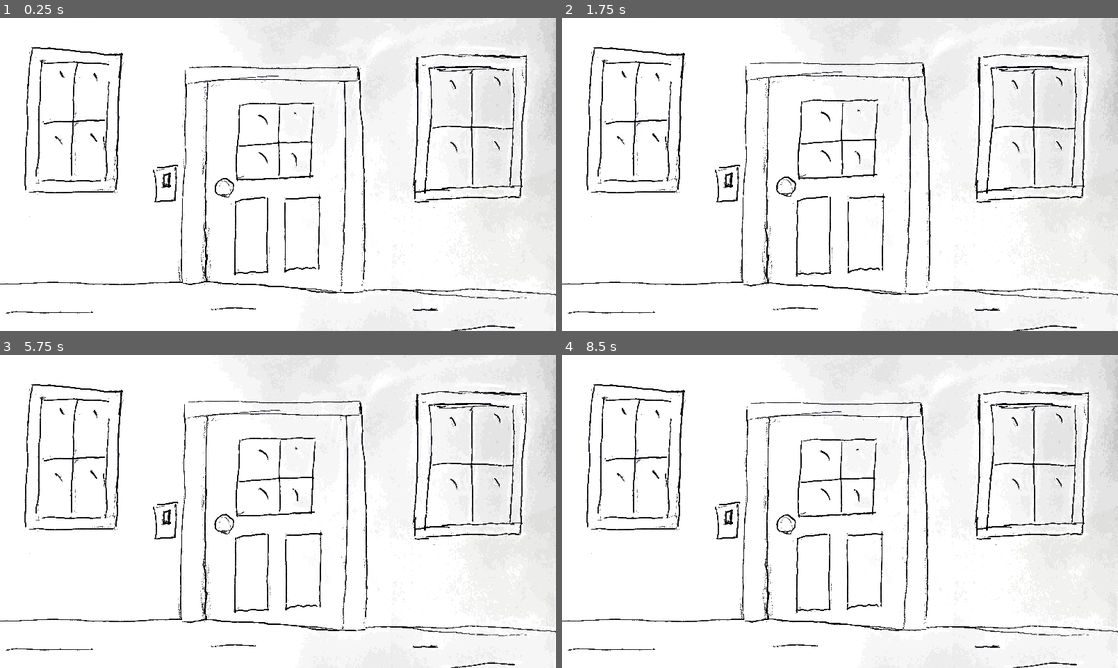
Above: before the commit, frames 1-4 (two rows, left to right).
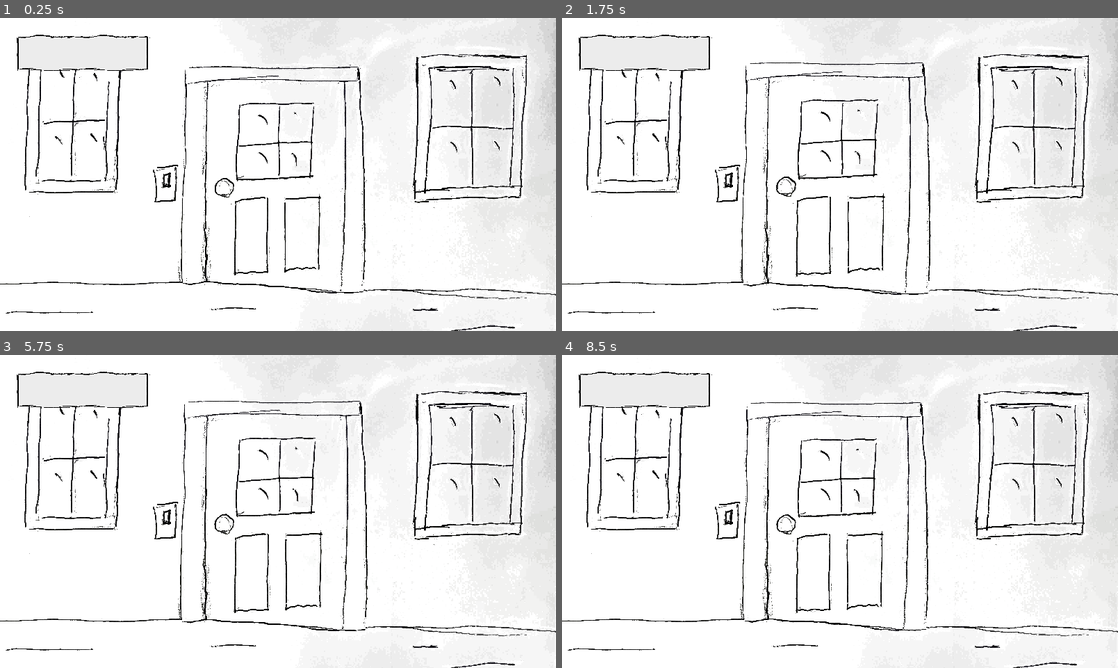
Above: after the commit, the same moments.

Repository: jaakop/TrickOrTrap
Game: Godot game, scene res://scenes/main_scene/main_scene.tscn
Same seed, same stepped clock (60 frames per second), same inputs: the game is played once before the commit and once after it.
Inputs (mouse positions are in pixels of both pictures, inside the frame that each line leads up to):
- Up to frame 1 (0.25 s): no input
- Up to frame 2 (1.75 s): click (840, 140) at 0.5 s; click (784, 187) at 1.25 s
- Up to frame 3 (5.75 s): click (278, 477) at 2 s; tap Enter at 2.75 s; click (272, 642) at 3.5 s; click (222, 524) at 4.25 s; click (278, 477) at 5 s
- Up to frame 4 (8.5 s): click (784, 524) at 5.75 s; tap Space at 6.5, 8 s; tap Enter at 7.25 s

The runs differ from the first frame. In frame 1, 0.4% of the frame differs, in the area x 3-27%, y 5-18%; in frame 2, 0.4%; in frame 3, 0.4%; in frame 4, 0.4%.

Commit message:
jinx meter

Diff:
--- a/main_theme.tres
+++ b/main_theme.tres
@@ -13,6 +13,15 @@
 texture = ExtResource("1_klsot")
 modulate_color = Color(0.733333, 0.733333, 0.733333, 1)
 
+[sub_resource type="StyleBoxTexture" id="StyleBoxTexture_qmuqm"]
+texture = ExtResource("1_klsot")
+texture_margin_left = 65.0
+texture_margin_top = 180.0
+texture_margin_right = 145.0
+texture_margin_bottom = 160.0
+axis_stretch_horizontal = 2
+axis_stretch_vertical = 2
+
 [resource]
 Button/colors/font_color = Color(0.203922, 0.203922, 0.203922, 1)
 Button/colors/font_hover_color = Color(0.203922, 0.203922, 0.203922, 1)
@@ -22,3 +31,4 @@
 Button/styles/hover = SubResource("StyleBoxTexture_p7neu")
 Button/styles/normal = SubResource("StyleBoxTexture_8xbum")
 Button/styles/pressed = SubResource("StyleBoxTexture_5avyi")
+Panel/styles/panel = SubResource("StyleBoxTexture_qmuqm")
--- a/scenes/globals/global.gd
+++ b/scenes/globals/global.gd
@@ -3,4 +3,4 @@
 
 var currentCharacter: Character;
 var dayTime: float;
-var happyNeighbours: int;
+var jinxes: int;
--- /dev/null
+++ b/scenes/main_scene/jinx_meter.gd
@@ -0,0 +1,13 @@
+extends Panel
+class_name JinxMeter
+
+func setJinxLevel(jinxes: int):
+    var children = get_children();
+
+    for i in children.size():
+        var sprite = children[i] as Sprite2D
+        if(i < jinxes):
+            sprite.show()
+        else:
+            sprite.hide();
+    pass;
--- a/scenes/main_scene/main_scene.gd
+++ b/scenes/main_scene/main_scene.gd
@@ -14,7 +14,7 @@
 
 @onready var door = $"./Door" as Door;
 
-@onready var healthBar = $"./HealthBar" as TextureProgressBar
+@onready var jinxMeter = $"./JinxMeter" as JinxMeter
 
 var characterReady: bool;
 
@@ -22,7 +22,7 @@
 @export var lightLength: float;
 
 func _ready():
-    healthBar.max_value = maxHealth;
+    jinxMeter.setJinxLevel(global.jinxes);
 
     if(global.currentCharacter == null):
         global.currentCharacter = Character.new();
@@ -46,7 +46,7 @@
     if(global.currentCharacter.evil):
         print("Evil character sent out")
     else:
-        updateLives(-1);
+        updateLives(1);
 
     shadow.show();
     lightTimer = lightLength;
@@ -94,9 +94,9 @@
     pass;
 
 func updateLives(delta: int):
-    global.happyNeighbours += delta;
-    healthBar.value = maxHealth + global.happyNeighbours;
+    global.jinxes += delta;
+    jinxMeter.setJinxLevel(global.jinxes);
 
-    if(maxHealth + global.happyNeighbours <= 0):
+    if(global.jinxes >= maxHealth):
         print("Neighbors are not happy >:c");
     pass;
--- a/scenes/main_scene/main_scene.tscn
+++ b/scenes/main_scene/main_scene.tscn
@@ -1,6 +1,7 @@
-[gd_scene load_steps=14 format=3 uid="uid://dspfgwwtorllt"]
+[gd_scene load_steps=15 format=3 uid="uid://dspfgwwtorllt"]
 
 [ext_resource type="Script" path="res://scenes/main_scene/main_scene.gd" id="1_7c8mb"]
+[ext_resource type="Theme" uid="uid://d2osqlqw31f8w" path="res://main_theme.tres" id="1_7uluj"]
 [ext_resource type="Texture2D" uid="uid://cj81yxbtao67k" path="res://assets/sprites/DoorBW.png" id="2_seoe4"]
 [ext_resource type="Texture2D" uid="uid://bfew8spne0a04" path="res://assets/sprites/DoorDoorBW.png" id="3_an5qq"]
 [ext_resource type="Script" path="res://scenes/main_scene/door.gd" id="4_grahw"]
@@ -11,8 +12,8 @@
 [ext_resource type="Texture2D" uid="uid://d00ciprv1dont" path="res://assets/kenney-ui/buttonRound_blue.png" id="7_6tgl0"]
 [ext_resource type="Texture2D" uid="uid://csi5ksowwt6t7" path="res://assets/kenney-ui/buttonRound_beige.png" id="7_vp1an"]
 [ext_resource type="Script" path="res://scenes/main_scene/DayTimer.gd" id="9_bukiq"]
-[ext_resource type="Texture2D" uid="uid://b6tpniwpqrx6j" path="res://assets/kenney-ui/panelInset_blue.png" id="10_svlxc"]
-[ext_resource type="Texture2D" uid="uid://dxkg7aphgiaj5" path="res://assets/kenney-ui/cursorSword_silver.png" id="11_abiep"]
+[ext_resource type="Texture2D" uid="uid://b0m4lk7n2a3uw" path="res://assets/ui/jesterHat.png" id="13_0btur"]
+[ext_resource type="Script" path="res://scenes/main_scene/jinx_meter.gd" id="13_c1jd5"]
 
 [node name="MainScene" type="Control" node_paths=PackedStringArray("shadow")]
 layout_mode = 3
@@ -21,6 +22,7 @@
 anchor_bottom = 1.0
 grow_horizontal = 2
 grow_vertical = 2
+theme = ExtResource("1_7uluj")
 script = ExtResource("1_7c8mb")
 timeMin = 1.0
 timeMax = 3.0
@@ -80,6 +82,30 @@
 [node name="Timer" type="Timer" parent="."]
 one_shot = true
 
+[node name="JinxMeter" type="Panel" parent="."]
+layout_mode = 0
+offset_left = 58.0
+offset_top = 58.0
+offset_right = 4668.0
+offset_bottom = 1318.0
+scale = Vector2(0.1, 0.1)
+script = ExtResource("13_c1jd5")
+
+[node name="JesterHat" type="Sprite2D" parent="JinxMeter"]
+position = Vector2(797.773, 673.702)
+scale = Vector2(0.487, 0.487)
+texture = ExtResource("13_0btur")
+
+[node name="JesterHat2" type="Sprite2D" parent="JinxMeter"]
+position = Vector2(2220, 680)
+scale = Vector2(0.487, 0.487)
+texture = ExtResource("13_0btur")
+
+[node name="JesterHat3" type="Sprite2D" parent="JinxMeter"]
+position = Vector2(3590, 660)
+scale = Vector2(0.487, 0.487)
+texture = ExtResource("13_0btur")
+
 [node name="Shadow" type="TextureRect" parent="."]
 visible = false
 layout_mode = 0
@@ -101,19 +127,6 @@
 script = ExtResource("9_bukiq")
 dayLength = 30.0
 
-[node name="HealthBar" type="TextureProgressBar" parent="."]
-visible = false
-layout_mode = 0
-offset_left = 60.0
-offset_top = 64.0
-offset_right = 411.0
-offset_bottom = 158.0
-max_value = 3.0
-value = 3.0
-nine_patch_stretch = true
-texture_under = ExtResource("10_svlxc")
-texture_progress = ExtResource("11_abiep")
-
 [connection signal="pressed" from="Door/Window" to="." method="_on_texture_button_pressed"]
 [connection signal="pressed" from="Door/Handle" to="." method="_on_handle_pressed"]
 [connection signal="pressed" from="LightSwitch" to="." method="_on_light_switch_pressed"]
Not shown: 1 places in main_theme.tres that only renumber resources
